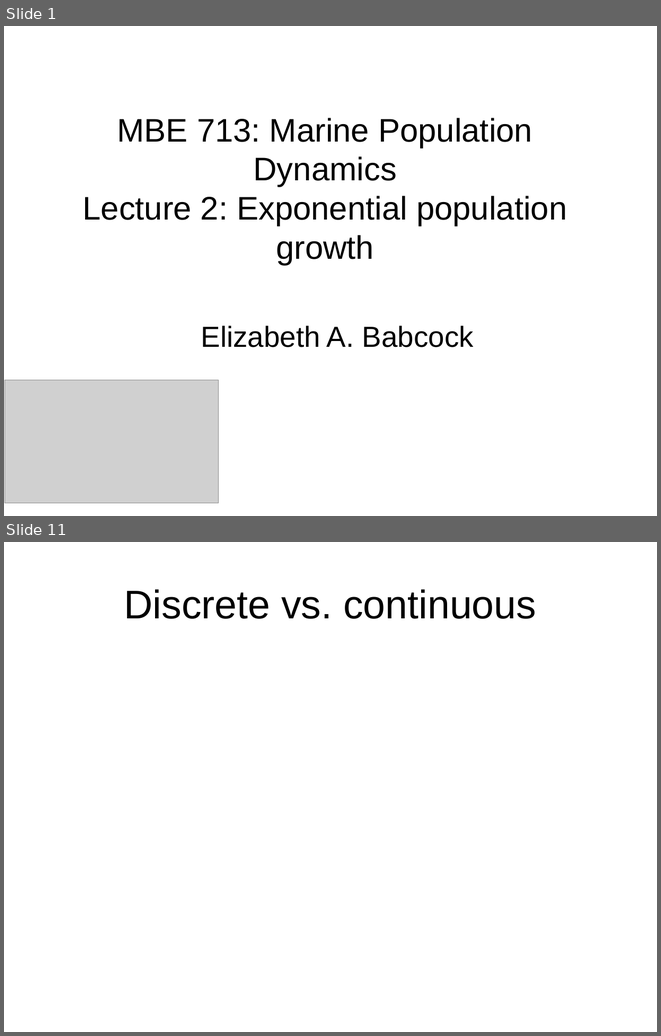
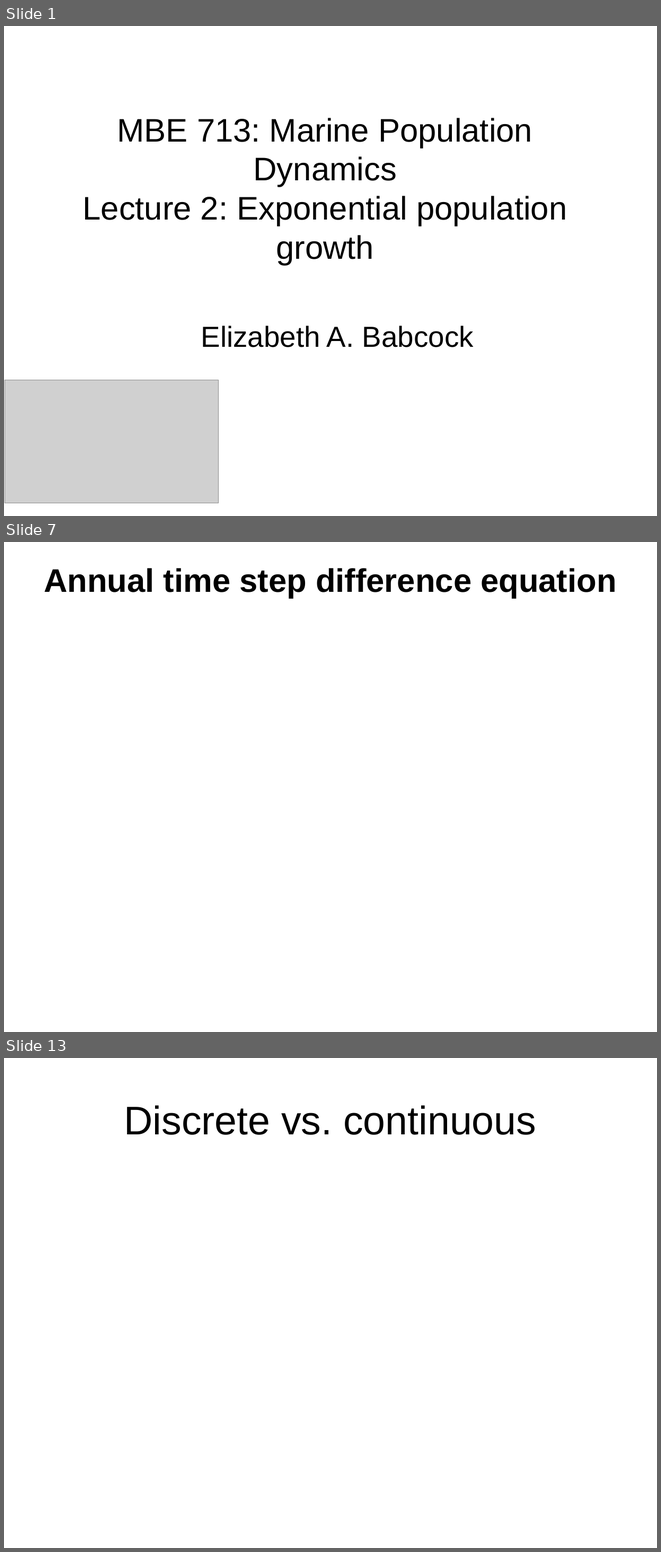
Before and after one commit to ebabcock/MBE713Population-Dynamics, a slide deck: Module3_exponential_growth/2.Exponential Growth.pptx. Shown one above the other, each under a label of ours: slides 1 and 11 before the commit, slides 1, 7 and 13 after it; the slides between them are not shown. The pictures are 661x1036 and 661x1552 pixels, drawn with LibreOffice and Linux fonts; fonts in the diff are those of the drawing; grey boxes stand for pictures. Boxes give left, top, right and bottom in pixels: in the first picture for what was removed or moved away, otherwise in the second. Text is boxed around its words. In the diff, an @@ line names an element or a change of style, - is before the commit and + after.

```diff
--- a/Module3_exponential_growth/2.Exponential Growth.pptx
+++ b/Module3_exponential_growth/2.Exponential Growth.pptx
@@ slide 7 added at bbox=[4, 542, 657, 1032], background #FFFFFF @@
@@ title added at bbox=[44, 568, 616, 598], 36 pt, text #000000, bold @@
+Annual time step difference equation
@@ what was slide 11 is now slide 13 @@
```
Also in this commit, not shown: 8 slides changed, 2 other slides added, 1 slide removed, 25 other files.
